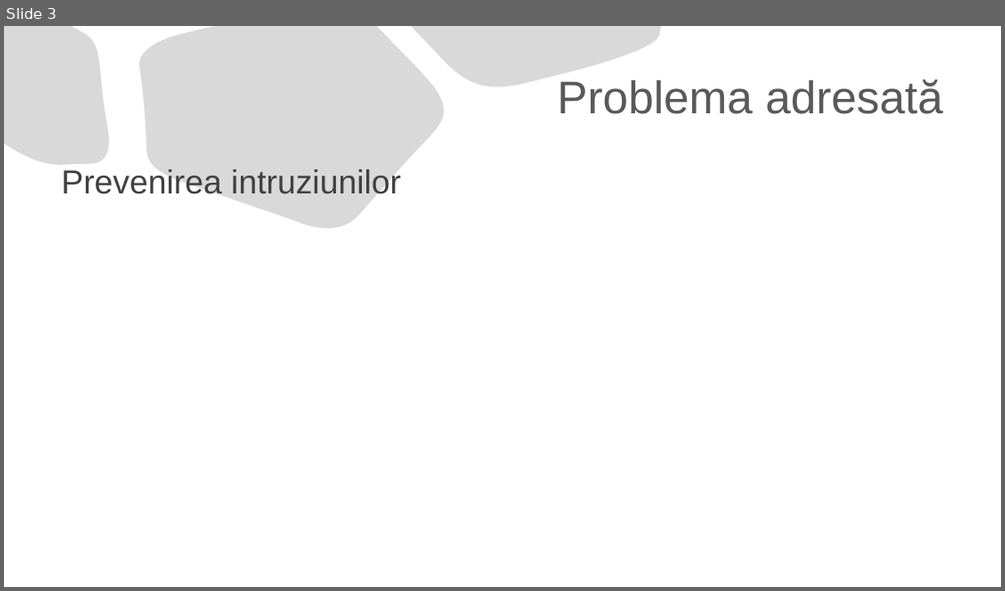
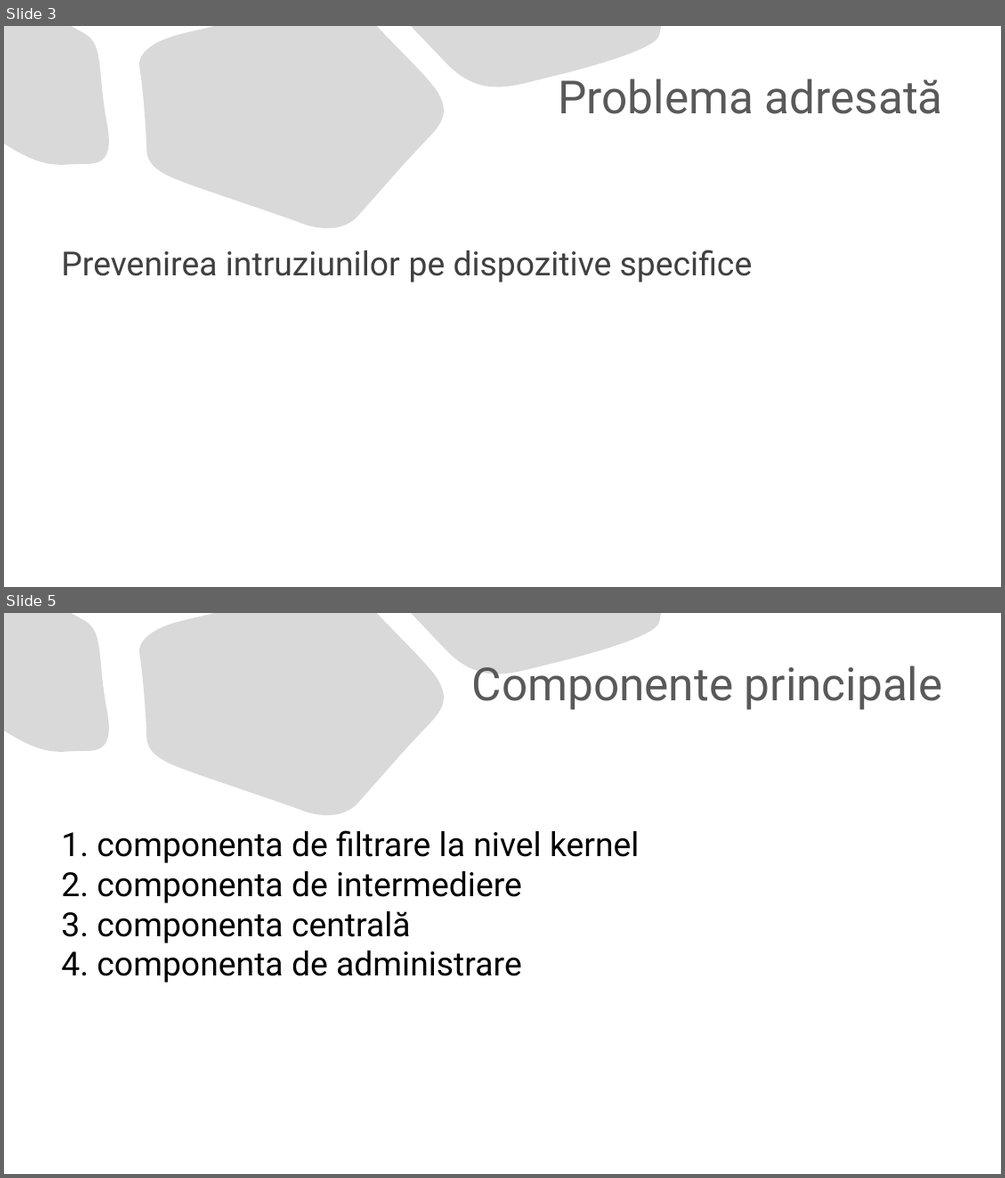
Before and after one commit to TheodorPredescu/Intrusion-Detection-and-Prevention-System, a slide deck: document/prezentare_scss.pptx. Shown one above the other, each under a label of ours: slide 3 before the commit, slides 3 and 5 after it; the slides between them are not shown. The pictures are 1005x591 and 1005x1178 pixels, drawn with LibreOffice and Linux fonts; fonts in the diff are those of the drawing. Boxes give left, top, right and bottom in pixels: in the first picture for what was removed or moved away, otherwise in the second. Text is boxed around its words. In the diff, an @@ line names an element or a change of style, - is before the commit and + after.

```diff
--- a/document/prezentare_scss.pptx
+++ b/document/prezentare_scss.pptx
@@ slide 5 added at box(4, 613, 1001, 1174), background #FFFFFF; not listed: 3 template elements that a slide beside it also shows @@
@@ title added at box(472, 666, 943, 710), 44 pt, text #595959 @@
+Componente principale
@@ text added at box(61, 830, 639, 982), 32 pt, text #000000 @@
+1. componenta de filtrare la nivel kernel
+2. componenta de intermediere
+3. componenta centrală
+4. componenta de administrare
@@ slide 3 changed as well @@
@@ title "Problema adresată" at box(558, 79, 943, 114): font Arial to Roboto @@
@@ text at box(61, 249, 752, 282): text changed; font Arial to Roboto @@
-Prevenirea intruziunilor
+Prevenirea intruziunilor pe dispozitive specifice
```
Also in this commit, not shown: 2 other slides changed, 1 other slide added, 2 slides removed.
